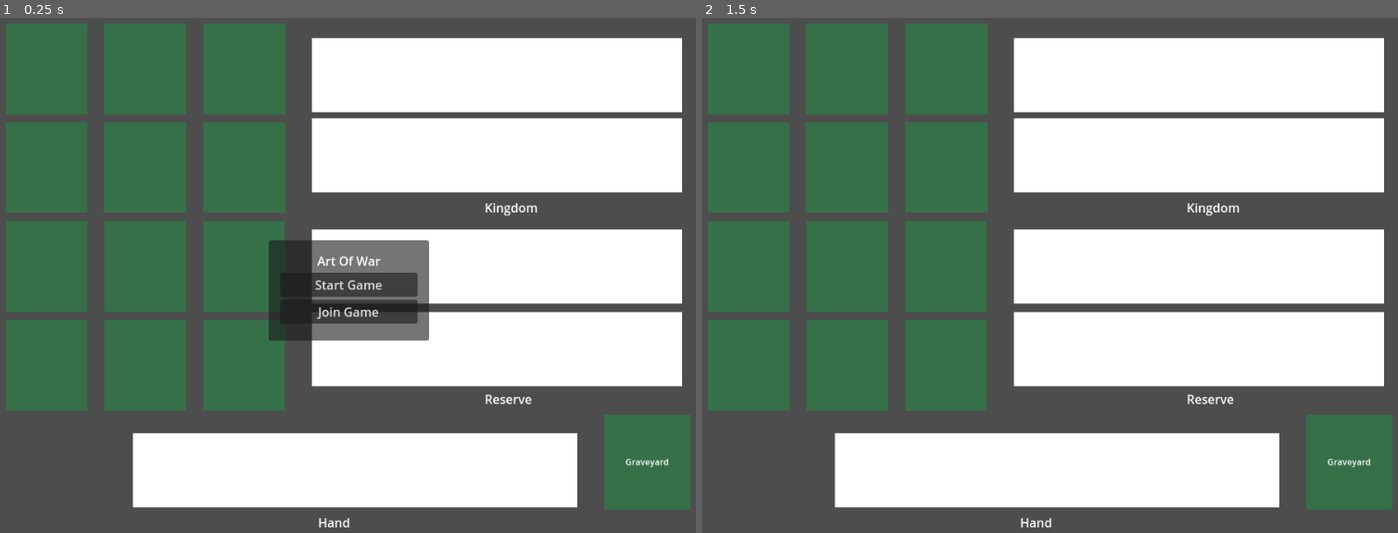
Above: before the commit, frames 1-2 (left to right).
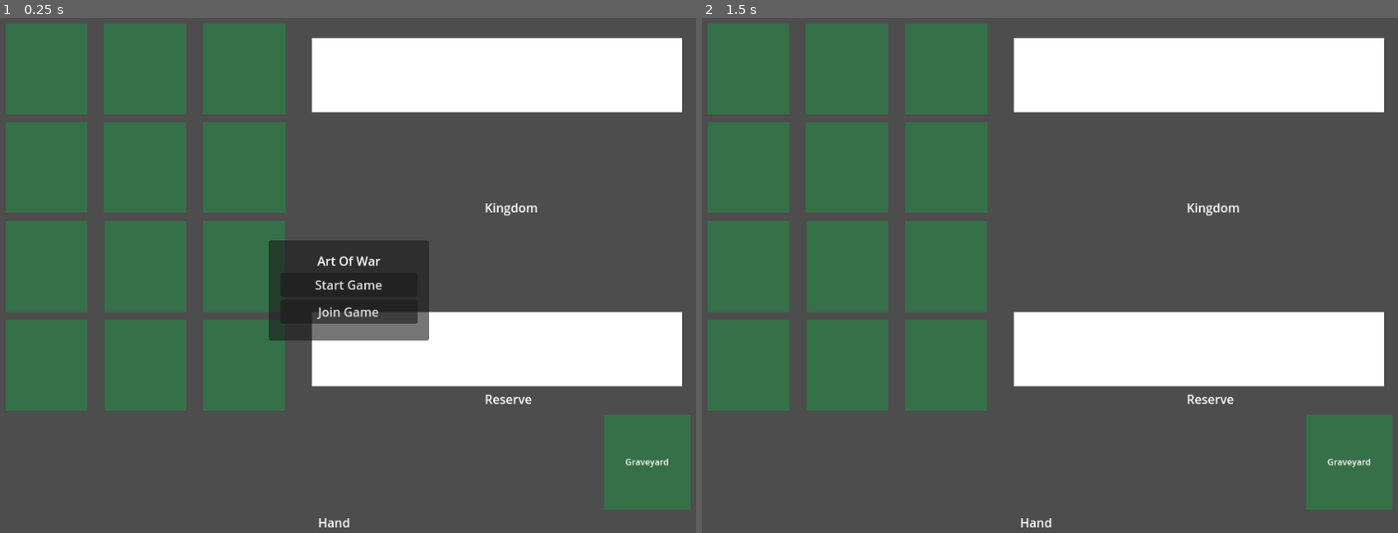
Above: after the commit, the same moments.

Repository: stfufane/Art-Of-War
Game: Godot game, scene res://screens/board.tscn
Two runs of this game, one before a commit and one after it. Both use one fixed random seed, a clock stepped at 60 frames per second and the inputs below.
Inputs (mouse positions are in pixels of both pictures, inside the frame that each line leads up to):
- Up to frame 1 (0.25 s): no input
- Up to frame 2 (1.5 s): click "Start Game" at 0.5 s; tap Enter at 1.25 s; move the mouse to (1217, 265) at 1.27 s; press the mouse at (1217, 265) at 1.28 s

The runs differ from the first frame. In frame 1, 25% of the frame differs, in the area x 19-99%, y 19-96%; in frame 2, 25%.

Commit message:
[Workflow] Define a start turn state + implement the whole turn workflow

Diff:
--- a/model/Game.gd
+++ b/model/Game.gd
@@ -13,6 +13,7 @@
 	State.Name.WAITING_FOR_PLAYER: State.new(State.Name.WAITING_FOR_PLAYER, "Waiting for player", false),
 	State.Name.INIT_BATTLEFIELD: State.new(State.Name.INIT_BATTLEFIELD, "Init battlefield", true),
 	State.Name.INIT_RESERVE: State.new(State.Name.INIT_RESERVE, "Init reserve", true),
+	State.Name.START_TURN: State.new(State.Name.START_TURN, "Start turn", false),
 	State.Name.ACTION_CHOICE: State.new(State.Name.ACTION_CHOICE, "Action choice", false),
 	State.Name.RECRUIT: State.new(State.Name.RECRUIT, "Recruit", false),
 	State.Name.SUPPORT: State.new(State.Name.SUPPORT, "Support", false),
@@ -79,6 +80,7 @@
 	board = scene_board
 	States[State.Name.INIT_BATTLEFIELD].callback = board.init_battlefield
 	States[State.Name.INIT_RESERVE].callback = board.init_reserve
+	States[State.Name.START_TURN].callback = board.init_turn
 	States[State.Name.ACTION_CHOICE].callback = board.init_choice_action
 	States[State.Name.RECRUIT].callback = board.init_battlefield # Recruitment is exactly like init the battlefield
 	States[State.Name.FINISH_TURN].callback = board.finish_turn
--- a/model/State.gd
+++ b/model/State.gd
@@ -5,6 +5,7 @@
 	WAITING_FOR_PLAYER,
 	INIT_BATTLEFIELD,
 	INIT_RESERVE,
+	START_TURN,
 	ACTION_CHOICE,
 	RECRUIT,
 	SUPPORT,
@@ -27,6 +28,8 @@
 		State.Name.INIT_BATTLEFIELD:
 			return State.Name.INIT_RESERVE
 		State.Name.INIT_RESERVE:
+			return State.Name.START_TURN
+		State.Name.START_TURN:
 			return State.Name.ACTION_CHOICE
 		State.Name.RECRUIT:
 			return State.Name.FINISH_TURN
@@ -35,6 +38,6 @@
 		State.Name.ATTACK:
 			return State.Name.ACTION_CHOICE
 		State.Name.FINISH_TURN:
-			return State.Name.ACTION_CHOICE
+			return State.Name.START_TURN
 		_:
 			return State.Name.WAITING_FOR_PLAYER
--- a/scenes/battlefield.gd
+++ b/scenes/battlefield.gd
@@ -2,6 +2,8 @@
 extends Control
 
 signal card_added
+
+var attacking_card: Card = null
 
 func setup():
 	# Connect all the card nodes to react to click and hover
@@ -10,6 +12,10 @@
 		placeholder.get_node("Container").connect("mouse_entered", _mouse_entered.bind(placeholder))
 		placeholder.get_node("Container").connect("mouse_exited", _mouse_exited.bind(placeholder))
 
+func disengage_cards():
+	for placeholder in get_tree().get_nodes_in_group("cards"):
+		if placeholder.current_card != null:
+			placeholder.current_card.disengage()
 
 func _mouse_entered(placeholder_hovered: CardPlaceholder):
 	match Game.current_state:
@@ -47,6 +53,9 @@
 # Click on a card to attack with it
 func _card_clicked(id: int):
 	var clicked_card: Card = instance_from_id(id)
+	if Game.current_state == State.Name.ATTACK:
+		attacking_card = clicked_card
+
 	var placeholder: CardPlaceholder = instance_from_id(clicked_card.placeholder_id)
 	# Highlight the enemy cards that are within reach of the selected card
 	var attack_range: PackedVector2Array = clicked_card.card_type.attack_range
@@ -55,6 +64,11 @@
 		for coords in attack_range:
 			if card_coords + coords == enemy.location:
 				enemy.toggle_highlight()
+
+func _enemy_card_clicked(id: int):
+	print("Enemy card clicked " + str(id))
+	attacking_card.attack()
+	pass
 
 # Check if a placeholder is available for a card to be placed on it
 func placeholder_available(placeholder: CardPlaceholder) -> bool:
@@ -79,4 +93,6 @@
 
 @rpc("any_peer")
 func add_enemy_card(type: CardType.UnitType, placeholder_name: String):
-	$EnemyContainer.get_node(placeholder_name).set_card(Game.get_card_instance(type))
+	var enemy_card = Game.get_card_instance(type)
+	$EnemyContainer.get_node(placeholder_name).set_card(enemy_card)
+	enemy_card.connect("card_clicked", _enemy_card_clicked)
--- a/scenes/card.gd
+++ b/scenes/card.gd
@@ -4,11 +4,14 @@
 @export var unit_type : CardType.UnitType
 @onready var card_type: CardType = Game.CardTypes[unit_type]
 @onready var card_label: Label = $Container/CardName
+@onready var card_image: TextureRect = $CardImage
 
 # The id where the card sits
 var placeholder_id: int = 0
 var base_color: Color
 var highlight_color: Color = Color.DARK_MAGENTA
+
+var engaged: bool = false
 
 # To be listened by other scenes
 signal card_clicked(int)
@@ -17,6 +20,8 @@
 	base_color = $ColorRect.color
 	card_type = Game.CardTypes[unit_type]
 	card_label.text = card_type.name
+	var image = load("res://images/cards/" + card_type.name + ".jpg")
+	card_image.texture = image
 
 func set_unit_type(type: CardType.UnitType):
 	unit_type = type
@@ -24,6 +29,14 @@
 func set_nb_units(nb_units: int):
 	$Container/NbUnits.text = str(nb_units)
 
+func disengage():
+	engaged = false
+	card_image.rotation_degrees = 0
+
+func attack():
+	engaged = true
+	card_image.rotation_degrees = 90
+
 func _on_gui_input(event:InputEvent):
 	if event.is_action_pressed("left_click"):
 		card_clicked.emit(get_instance_id())
--- a/scenes/card.tscn
+++ b/scenes/card.tscn
@@ -1,6 +1,7 @@
-[gd_scene load_steps=2 format=3 uid="uid://btc0ymnvrsbgk"]
+[gd_scene load_steps=3 format=3 uid="uid://vgmja1g5tgtf"]
 
 [ext_resource type="Script" path="res://scenes/card.gd" id="1_ffpka"]
+[ext_resource type="Texture2D" uid="uid://clkpqfjg0skw1" path="res://images/cards/Guard.jpg" id="2_6x802"]
 
 [node name="Card" type="Control"]
 layout_mode = 3
@@ -12,12 +13,23 @@
 script = ExtResource("1_ffpka")
 
 [node name="ColorRect" type="ColorRect" parent="."]
+visible = false
 layout_mode = 0
 offset_left = 16.0
 offset_top = 8.0
 offset_right = 176.0
 offset_bottom = 184.0
 color = Color(0.262745, 0.121569, 0.0509804, 1)
+
+[node name="CardImage" type="TextureRect" parent="."]
+layout_mode = 0
+offset_left = 32.0
+offset_right = 168.0
+offset_bottom = 192.0
+pivot_offset = Vector2(68, 96)
+texture = ExtResource("2_6x802")
+expand_mode = 3
+stretch_mode = 4
 
 [node name="Container" type="Control" parent="."]
 layout_mode = 1
--- a/scenes/card_placeholder.gd
+++ b/scenes/card_placeholder.gd
@@ -27,8 +27,8 @@
 	current_card.placeholder_id = get_instance_id()
 	current_card.position.x = 0
 	# Keep this for later when there will be some graphic design
-	# if is_in_group("enemy_cards"):
-	# 	current_card.rotation_degrees = 180
+	if is_in_group("enemy_cards"):
+		current_card.rotation_degrees = 180
 	add_child(current_card)
 
 func toggle_highlight():
--- a/scenes/kingdom.tscn
+++ b/scenes/kingdom.tscn
@@ -10,6 +10,7 @@
 script = ExtResource("1_p1w8l")
 
 [node name="ColorRect" type="ColorRect" parent="."]
+visible = false
 layout_mode = 1
 anchors_preset = 15
 anchor_right = 1.0
--- a/scenes/player_hand.tscn
+++ b/scenes/player_hand.tscn
@@ -11,6 +11,7 @@
 script = ExtResource("1_wws4w")
 
 [node name="ColorRect" type="ColorRect" parent="."]
+visible = false
 layout_mode = 1
 anchors_preset = 15
 anchor_right = 1.0
--- a/screens/board.gd
+++ b/screens/board.gd
@@ -3,7 +3,10 @@
 
 @onready var main_menu: PanelContainer = $CanvasLayer/MainMenu
 @onready var action_menu: PanelContainer = $CanvasLayer/ActionMenu
+@onready var end_turn_menu: PanelContainer = $CanvasLayer/EndTurnMenu
+
 @onready var recruit_button: Button = $CanvasLayer/ActionMenu/MarginContainer/VBoxContainer/RecruitButton
+@onready var pass_button: Button = $CanvasLayer/EndTurnMenu/MarginContainer/VBoxContainer/PassButton
 
 @onready var battlefield: Battlefield = $Battlefield
 @onready var reserve: Reserve = $Reserve
@@ -32,6 +35,7 @@
 	kingdom.setup()
 	enemy_kingdom.setup()
 
+# Is used at the beginning of the game and then at any turn for recruiting.
 func init_battlefield():
 	for card in Game.player_hand:
 		card.connect("card_clicked", _hand_card_selected)
@@ -41,8 +45,17 @@
 	for card in Game.player_hand:
 		card.connect("card_clicked", _reserve_card_selected)
 
+func init_turn():
+	# Reset the cards on the battlefield
+	battlefield.disengage_cards()
+	# Draw a card
+	Game.draw_card()
+	hand.add_card(Game.player_hand.back())
+	# Start the turn
+	Game.start_state(State.Name.ACTION_CHOICE)
+
+# Show the action menu
 func init_choice_action():
-	# Show the action menu
 	# Hide the recruit action if the player attacked already or used a support card.
 	if Game.previous_state == State.Name.ATTACK or Game.previous_state == State.Name.SUPPORT:
 		recruit_button.hide()
@@ -50,10 +63,18 @@
 		recruit_button.show()
 	action_menu.show()
 
+# When attacking or supporting, the opponent can immediately answer with a support card.
+func init_attack_turn():
+	pass
+
+func init_support_turn():
+	pass
+
 func finish_turn():
 	# Add a card in the kingdom or pass.
 	# If you have 6 cards in your hand, you MUST put a card in the kingdom
-	pass
+	pass_button.disabled = Game.player_hand.size() > 5
+	end_turn_menu.show()
 
 ###########
 # Signals #
@@ -90,6 +111,12 @@
 		return
 	Game.start_state(State.Name.RECRUIT)
 	action_menu.hide()
+
+func _on_pass_button_pressed():
+	if Game.current_state != State.Name.FINISH_TURN:
+		return
+	Game.end_state()
+	end_turn_menu.hide()
 
 func _hand_card_selected(card_id: int):
 	var card: Card = instance_from_id(card_id)
--- a/screens/board.tscn
+++ b/screens/board.tscn
@@ -179,8 +179,41 @@
 layout_mode = 2
 text = "Attack"
 
+[node name="EndTurnMenu" type="PanelContainer" parent="CanvasLayer"]
+visible = false
+anchors_preset = 5
+anchor_left = 0.5
+anchor_right = 0.5
+offset_left = 72.0
+offset_top = 133.0
+offset_right = 342.0
+offset_bottom = 231.0
+grow_horizontal = 2
+
+[node name="MarginContainer" type="MarginContainer" parent="CanvasLayer/EndTurnMenu"]
+layout_mode = 2
+theme_override_constants/margin_left = 15
+theme_override_constants/margin_top = 5
+theme_override_constants/margin_right = 15
+theme_override_constants/margin_bottom = 5
+
+[node name="VBoxContainer" type="VBoxContainer" parent="CanvasLayer/EndTurnMenu/MarginContainer"]
+layout_mode = 2
+theme_override_constants/separation = 5
+
+[node name="Label" type="Label" parent="CanvasLayer/EndTurnMenu/MarginContainer/VBoxContainer"]
+layout_mode = 2
+text = "Select a unit to add to your kingdom or pass."
+horizontal_alignment = 1
+autowrap_mode = 2
+
+[node name="PassButton" type="Button" parent="CanvasLayer/EndTurnMenu/MarginContainer/VBoxContainer"]
+layout_mode = 2
+text = "Pass"
+
 [connection signal="pressed" from="CanvasLayer/MainMenu/MarginContainer/VBoxContainer/StartButton" to="." method="_on_start_button_pressed"]
 [connection signal="pressed" from="CanvasLayer/MainMenu/MarginContainer/VBoxContainer/JoinButton" to="." method="_on_join_button_pressed"]
 [connection signal="pressed" from="CanvasLayer/ActionMenu/MarginContainer/VBoxContainer/RecruitButton" to="." method="_on_recruit_button_pressed"]
 [connection signal="pressed" from="CanvasLayer/ActionMenu/MarginContainer/VBoxContainer/SupportButton" to="." method="_on_support_button_pressed"]
 [connection signal="pressed" from="CanvasLayer/ActionMenu/MarginContainer/VBoxContainer/AttackButton" to="." method="_on_attack_button_pressed"]
+[connection signal="pressed" from="CanvasLayer/EndTurnMenu/MarginContainer/VBoxContainer/PassButton" to="." method="_on_pass_button_pressed"]
